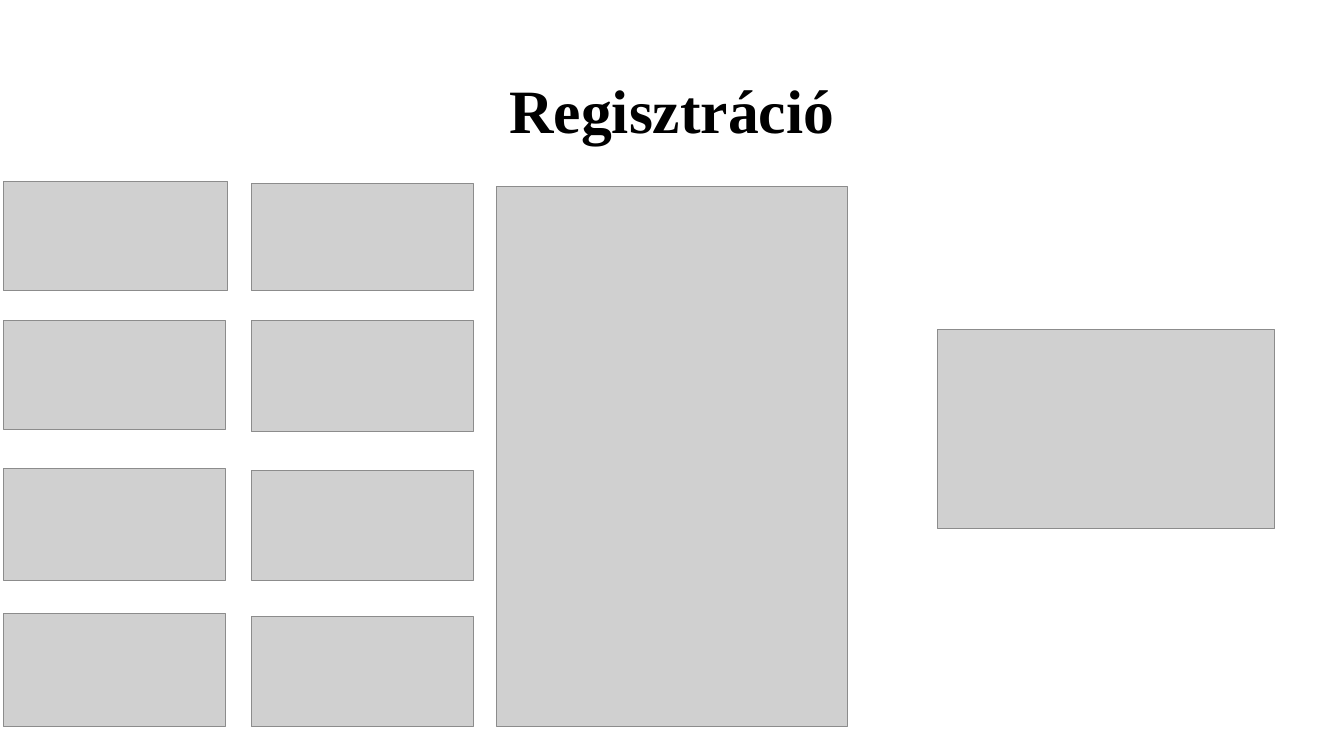
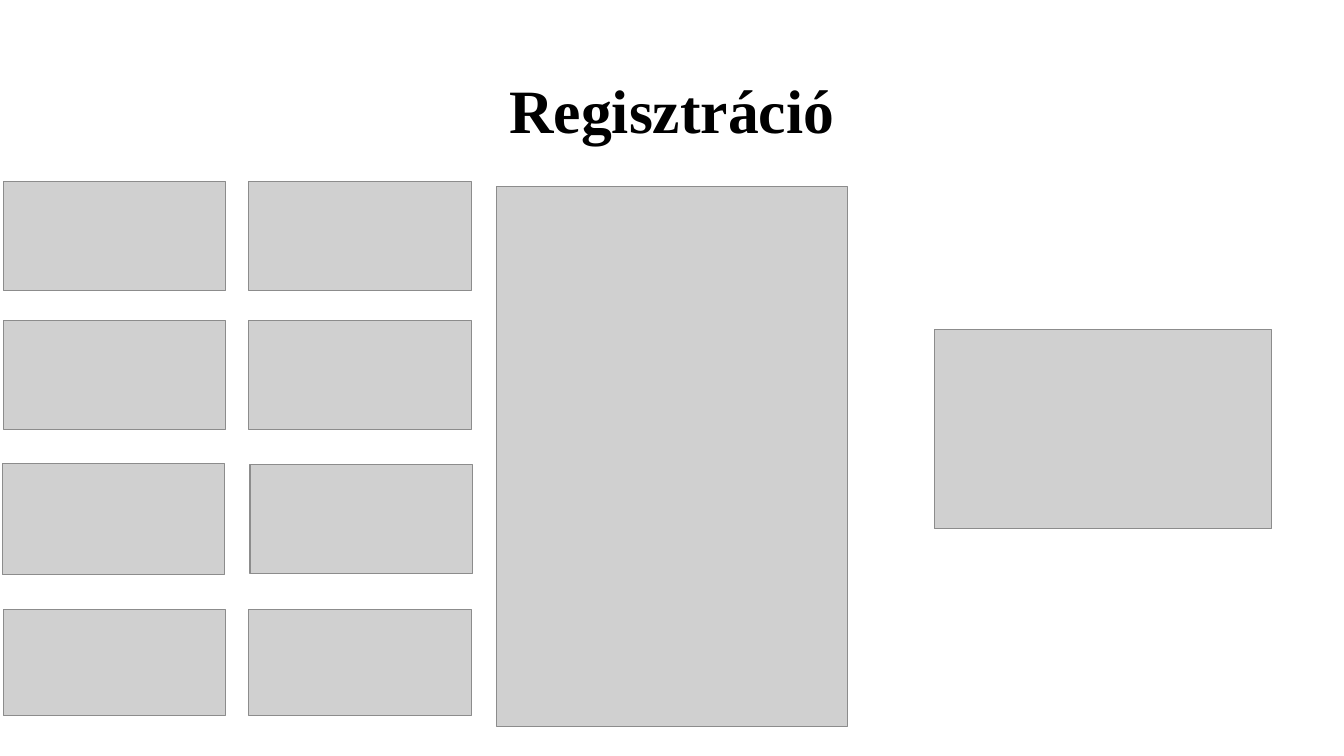
Before and after one commit to K0RN3L07/ParKing, a slide deck: slide 10 of Dokumentumok/ParKing-prezentacio.pptx (slide 11 before the commit). Drawn at 1344x756 pixels with LibreOffice and Linux fonts; fonts in the diff are those of the drawing; grey boxes stand for pictures. Boxes give left, top, right and bottom in pixels: in the first picture for what was removed or moved away, otherwise in the second. Text is boxed around its words. In the diff, an @@ line names an element or a change of style, - is before the commit and + after.

```diff
--- a/Dokumentumok/ParKing-prezentacio.pptx
+++ b/Dokumentumok/ParKing-prezentacio.pptx
@@ picture: place and size @@
-picture at [251,321,473,432]
+picture at [249,181,471,290]
@@ picture: place and size @@
-picture at [251,471,473,581]
+picture at [249,321,471,430]
@@ picture: place and size @@
-picture at [3,469,225,581]
+picture at [2,464,224,576]
@@ picture: place and size @@
-picture at [251,617,473,727]
+picture at [250,465,472,574]
@@ picture: place and size @@
-picture at [251,185,473,291]
+picture at [3,609,225,716]
@@ picture: place and size @@
-picture at [3,614,225,727]
+picture at [249,609,471,716]
```
Also in this commit, not shown: 8 other slides changed, 1 slide added, 1 slide removed.
